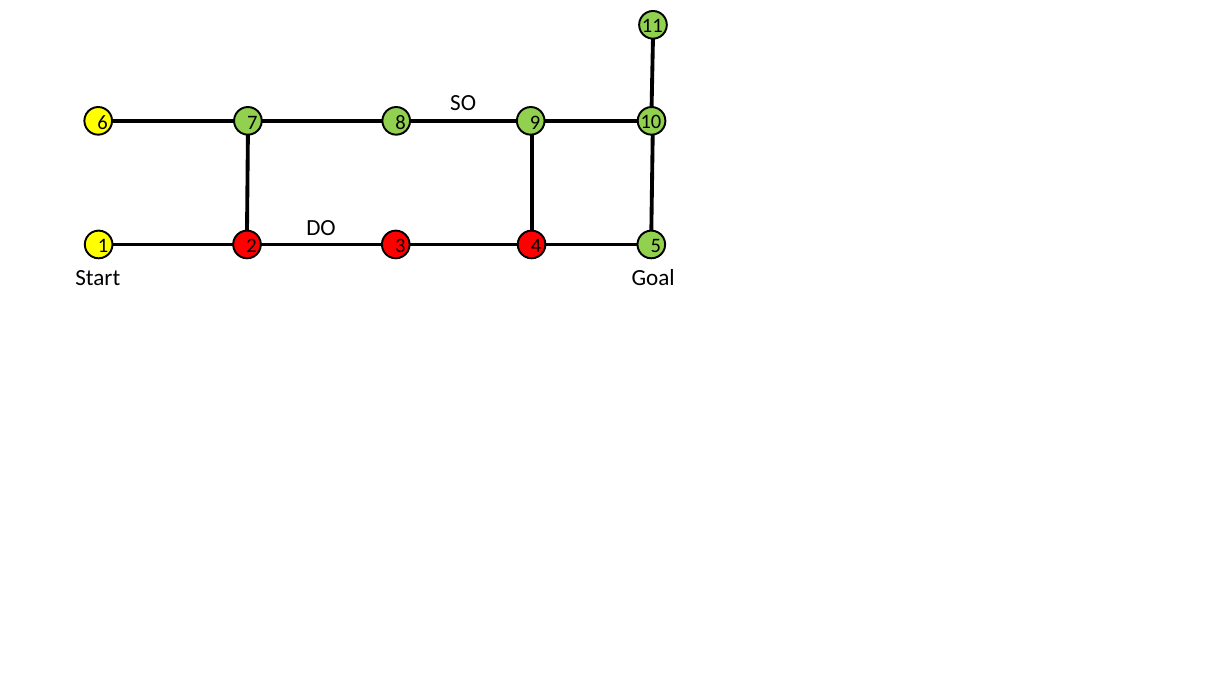
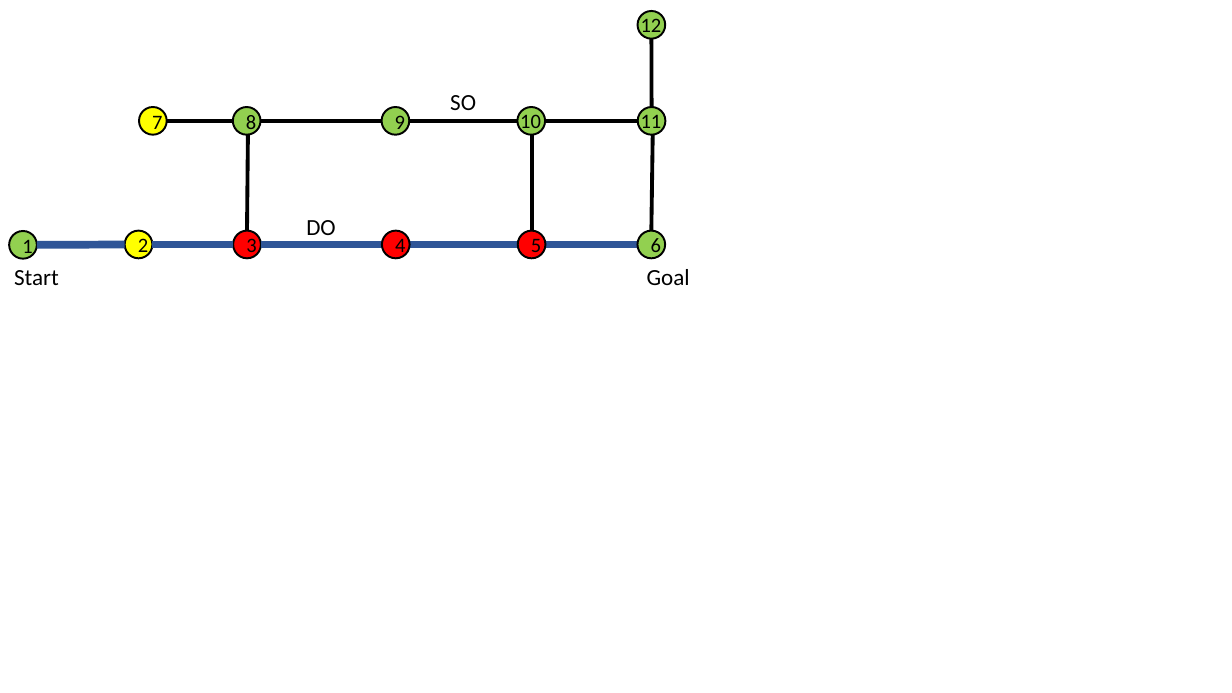
Before and after one commit to cmu-able/explainable-planning, a slide deck: slide 17 of XPlanningEvaluation/data/instruction/instruction.pptx (slide 15 before the commit). Drawn at 1232x693 pixels with LibreOffice and Linux fonts; fonts in the diff are those of the drawing. Boxes give left, top, right and bottom in pixels: in the first picture for what was removed or moved away, otherwise in the second. Text is boxed around its words. In the diff, an @@ line names an element or a change of style, - is before the commit and + after.

```diff
--- a/XPlanningEvaluation/data/instruction/instruction.pptx
+++ b/XPlanningEvaluation/data/instruction/instruction.pptx
@@ text added at [641, 15, 662, 38], 16 pt, text #000000 @@
+12
@@ ellipse "7": place and size @@
-ellipse "7" at [234, 107, 262, 135]
+ellipse "7" at [139, 107, 166, 135]
@@ ellipse "7" at [139, 107, 166, 135]: fill #92D050 to #FFFF00 @@
@@ ellipse "8": place and size @@
-ellipse "8" at [383, 107, 410, 135]
+ellipse "8" at [233, 107, 261, 135]
@@ ellipse "9": place and size @@
-ellipse "9" at [517, 107, 544, 135]
+ellipse "9" at [382, 107, 409, 135]
@@ text "10": place and size @@
-text "10" at [641, 111, 662, 134]
+text "10" at [520, 111, 541, 134]
@@ ellipse added at [518, 107, 545, 135], fill #92D050, outline #000000 1.5 pt @@
@@ text "11": place and size @@
-text "11" at [642, 15, 663, 38]
+text "11" at [641, 111, 662, 134]
@@ line moved from (234, 121) - (112, 121) to (233, 121) - (166, 121) @@
@@ ellipse "1": place and size @@
-ellipse "1" at [85, 231, 113, 259]
+ellipse "1" at [9, 231, 37, 259]
@@ ellipse "1" at [9, 231, 37, 259]: fill #FFFF00 to #92D050 @@
@@ ellipse "2": place and size @@
-ellipse "2" at [233, 231, 261, 259]
+ellipse "2" at [125, 231, 152, 259]
@@ ellipse "2" at [125, 231, 152, 259]: fill #FF0000 to #FFFF00 @@
@@ ellipse "3": place and size @@
-ellipse "3" at [382, 231, 409, 259]
+ellipse "3" at [233, 231, 261, 259]
@@ ellipse "4": place and size @@
-ellipse "4" at [518, 231, 545, 259]
+ellipse "4" at [382, 231, 409, 259]
@@ ellipse "5": place and size @@
-ellipse "5" at [638, 231, 665, 259]
+ellipse "5" at [518, 231, 545, 259]
@@ ellipse "5" at [518, 231, 545, 259]: fill #92D050 to #FF0000 @@
@@ ellipse "6" at [638, 231, 665, 259]: fill #FFFF00 to #92D050 @@
@@ ellipse "6": place and size @@
-ellipse "6" at [84, 107, 112, 135]
+ellipse "6" at [638, 231, 665, 259]
@@ text "Start": place and size @@
-text "Start" at [75, 270, 120, 285]
+text "Start" at [14, 270, 59, 285]
@@ line added from (37, 245) to (125, 245), #2F5597 6 pt @@
@@ line moved from (113, 245) - (233, 245) to (152, 245) - (233, 245) @@
@@ line (152, 245) - (233, 245): stroke #000000 3 pt to #2F5597 6 pt @@
@@ line (261, 245) - (382, 245): stroke #000000 3 pt to #2F5597 6 pt @@
@@ line (409, 245) - (518, 245): stroke #000000 3 pt to #2F5597 6 pt @@
@@ line (545, 245) - (638, 245): stroke #000000 3 pt to #2F5597 6 pt @@
@@ text "Goal": place and size @@
-text "Goal" at [632, 269, 675, 285]
+text "Goal" at [647, 269, 690, 285]
```
Also in this commit, not shown: 8 other slides changed, 4 slides added, 5 slides removed.
